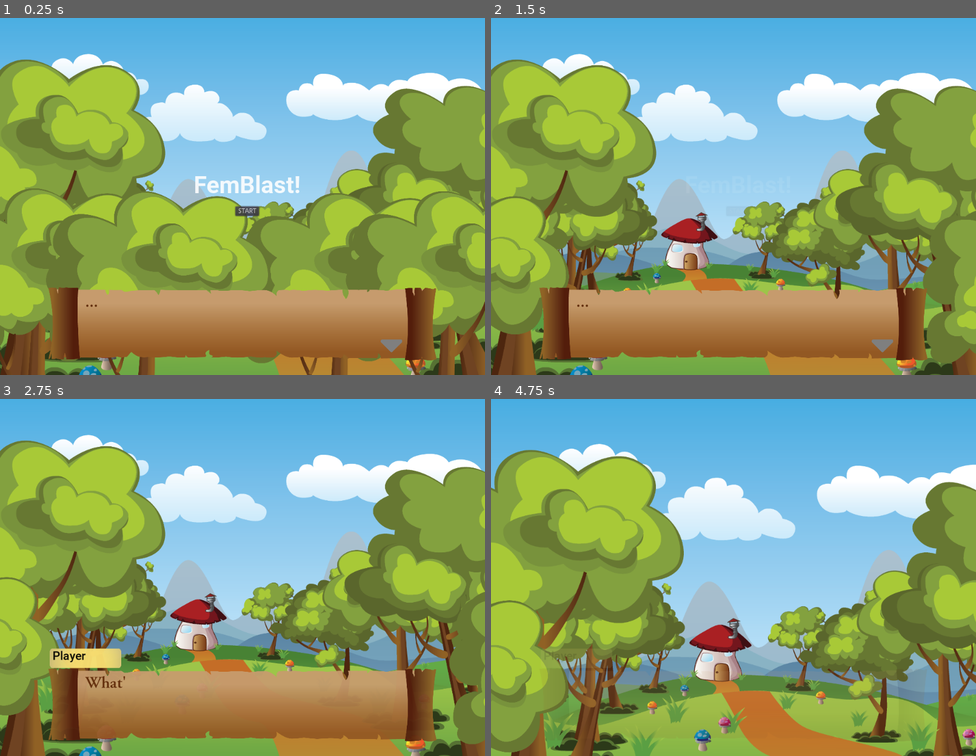
Above: before the commit, frames 1-4 (two rows, left to right).
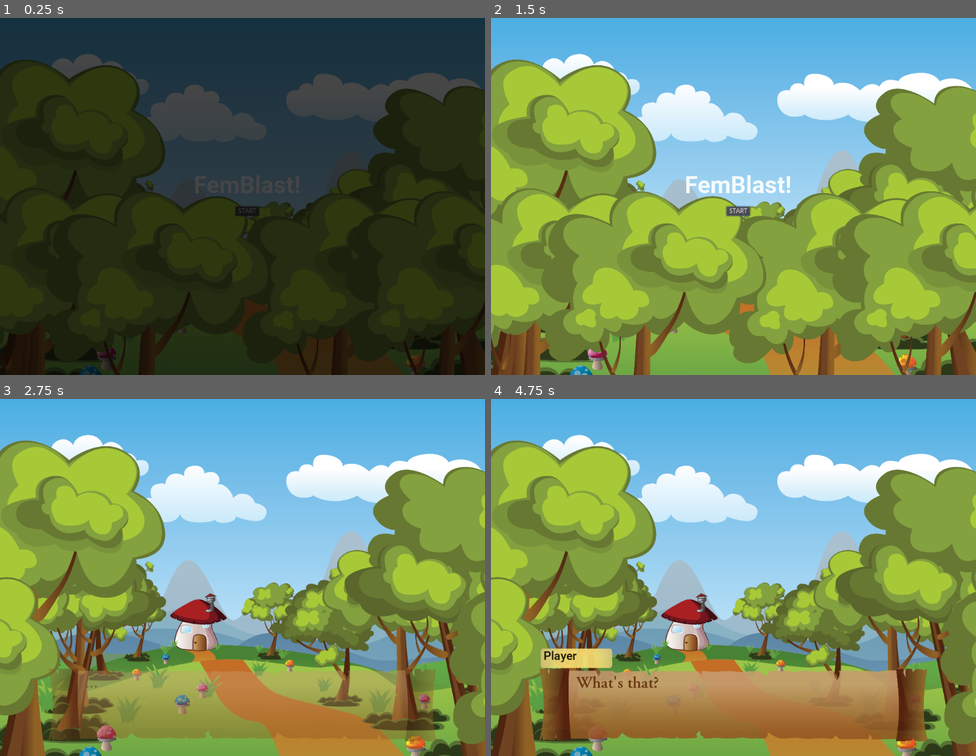
Above: after the commit, the same moments.

Repository: kleimaj/gaming-club-dev
Game: Godot game, scene res://Scenes/Cutscene/Intro.tscn
Same seed, same stepped clock (60 frames per second), same inputs: the game is played once before the commit and once after it. This scene is started directly instead of the project's main scene.
Inputs (mouse positions are in pixels of both pictures, inside the frame that each line leads up to):
- Up to frame 1 (0.25 s): no input
- Up to frame 2 (1.5 s): click "START" at 0.5 s; click "START" at 1.25 s
- Up to frame 3 (2.75 s): tap Enter (ui_accept) at 2, 2.27 s; move the mouse to (349, 559) at 2.02 s; hold D (forward) from 2.03 s (still down); hold Mouse wheel up (ZoomIn) from 2.03 s (still down); click (349, 559) at 2.17 s
- Up to frame 4 (4.75 s): move the mouse to (636, 595) at 2.77 s; release D (forward) at 2.78 s; release Mouse wheel up (ZoomIn) at 2.78 s; hold A (back) 2.78-3.53 s; tap Mouse wheel down (ZoomOut) at 2.85 s; tap Enter (ui_accept) at 3.02, 4.52 s; move the mouse to (782, 498) at 3.52 s; hold D (forward) from 3.53 s (still down); click (782, 498) at 3.6 s; move the mouse to (709, 648) at 4.27 s; tap R at 4.35 s; click (709, 648) at 4.42 s

The runs differ from the first frame. In frame 1, 100% of the frame differs, in the area x 0-100%, y 0-100%; in frame 2, 40%; in frame 3, 10%; in frame 4, 59%.
Error after the commit: Invalid call. Nonexistent function 'size' in base 'Nil'. (res://Scripts/DialogueBox.gd:91)

Commit message:
adds Begin and End Scene animations

Diff:
--- a/Scenes/Cutscene/DialogueBox.tscn
+++ b/Scenes/Cutscene/DialogueBox.tscn
@@ -80,6 +80,7 @@
 }
 
 [node name="DialogueBox" type="Control"]
+modulate = Color( 1, 1, 1, 0 )
 anchor_left = 0.5
 anchor_top = 1.0
 anchor_right = 0.5
--- a/Scenes/Cutscene/Intro.gd
+++ b/Scenes/Cutscene/Intro.gd
@@ -19,6 +19,9 @@
 ]
 var first_finished = false
 
+func _ready():
+	$AnimationPlayer.play("BeginScene")
+
 func _on_Button_pressed():
 	$AnimationPlayer.play("FadeOutCanvas")
 
@@ -27,7 +30,7 @@
 		$AnimationPlayer.play("zoom-in")
 		first_finished = true
 	else:
-		pass # change scenes
+		$AnimationPlayer.play("EndScene")
 
 func _on_AnimationPlayer_animation_finished(anim_name):
 	if anim_name == "FadeOutCanvas":
@@ -37,3 +40,5 @@
 	elif anim_name == "zoom-in":
 		$CanvasLayer/DialogueBox.assign_dictionary(second_dialogue)
 		$CanvasLayer/DialogueBox.fade_in()
+	elif anim_name == "EndScene":
+		pass # change scene
--- a/Scenes/Cutscene/Intro.tscn
+++ b/Scenes/Cutscene/Intro.tscn
@@ -10,6 +10,60 @@
 size = 50
 use_filter = true
 font_data = ExtResource( 5 )
+
+[sub_resource type="Animation" id=10]
+resource_name = "BeginScene"
+tracks/0/type = "value"
+tracks/0/path = NodePath("CanvasLayer/Fade:color")
+tracks/0/interp = 1
+tracks/0/loop_wrap = true
+tracks/0/imported = false
+tracks/0/enabled = true
+tracks/0/keys = {
+"times": PoolRealArray( 0, 0.9 ),
+"transitions": PoolRealArray( 1, 1 ),
+"update": 0,
+"values": [ Color( 0, 0, 0, 1 ), Color( 0, 0, 0, 0 ) ]
+}
+tracks/1/type = "value"
+tracks/1/path = NodePath("CanvasLayer/Fade:visible")
+tracks/1/interp = 1
+tracks/1/loop_wrap = true
+tracks/1/imported = false
+tracks/1/enabled = true
+tracks/1/keys = {
+"times": PoolRealArray( 0, 1 ),
+"transitions": PoolRealArray( 1, 1 ),
+"update": 1,
+"values": [ true, false ]
+}
+
+[sub_resource type="Animation" id=9]
+resource_name = "EndScene"
+tracks/0/type = "value"
+tracks/0/path = NodePath("CanvasLayer/Fade:color")
+tracks/0/interp = 1
+tracks/0/loop_wrap = true
+tracks/0/imported = false
+tracks/0/enabled = true
+tracks/0/keys = {
+"times": PoolRealArray( 0, 1 ),
+"transitions": PoolRealArray( 1, 1 ),
+"update": 0,
+"values": [ Color( 0, 0, 0, 0 ), Color( 0, 0, 0, 1 ) ]
+}
+tracks/1/type = "value"
+tracks/1/path = NodePath("CanvasLayer/Fade:visible")
+tracks/1/interp = 1
+tracks/1/loop_wrap = true
+tracks/1/imported = false
+tracks/1/enabled = true
+tracks/1/keys = {
+"times": PoolRealArray( 0, 0.1 ),
+"transitions": PoolRealArray( 1, 1 ),
+"update": 1,
+"values": [ false, true ]
+}
 
 [sub_resource type="Animation" id=5]
 tracks/0/type = "value"
@@ -223,11 +277,21 @@
 "_edit_use_anchors_": false
 }
 
+[node name="Fade" type="ColorRect" parent="CanvasLayer"]
+anchor_right = 1.0
+anchor_bottom = 1.0
+color = Color( 0, 0, 0, 1 )
+__meta__ = {
+"_edit_use_anchors_": false
+}
+
 [node name="Camera2D" type="Camera2D" parent="."]
 position = Vector2( 838.233, 386.746 )
 current = true
 
 [node name="AnimationPlayer" type="AnimationPlayer" parent="."]
+anims/BeginScene = SubResource( 10 )
+anims/EndScene = SubResource( 9 )
 anims/FadeOutCanvas = SubResource( 5 )
 anims/MoveTrees = SubResource( 6 )
 anims/zoom-in = SubResource( 8 )
Not shown: 1 places in Scenes/Cutscene/Intro.tscn that only renumber resources
